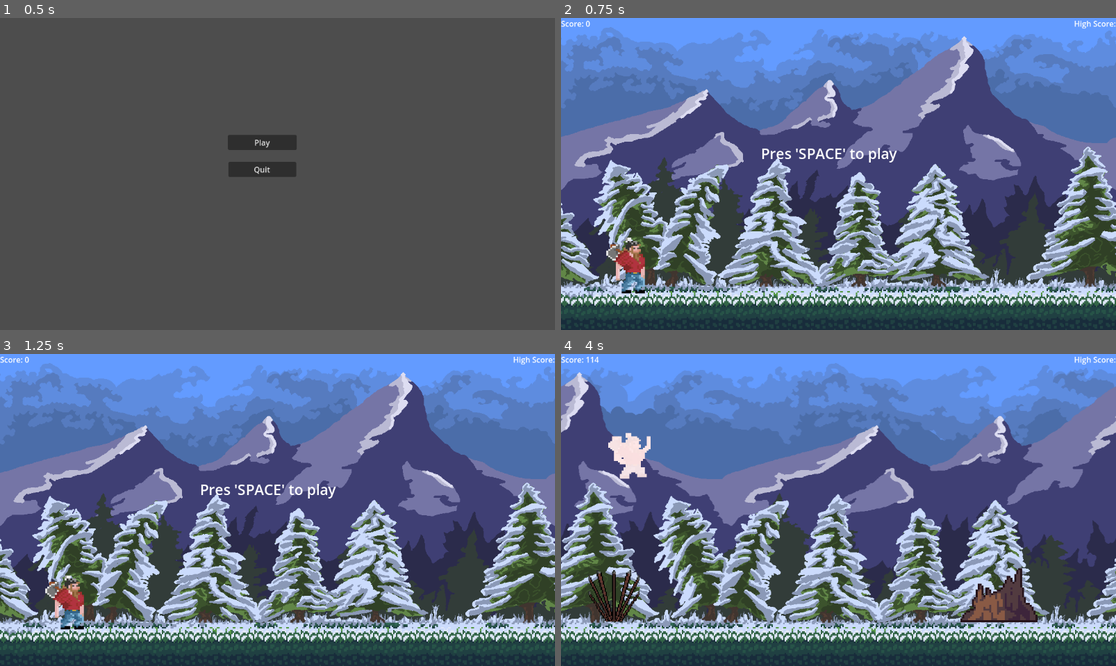
Above: before the commit, frames 1-4 (two rows, left to right).
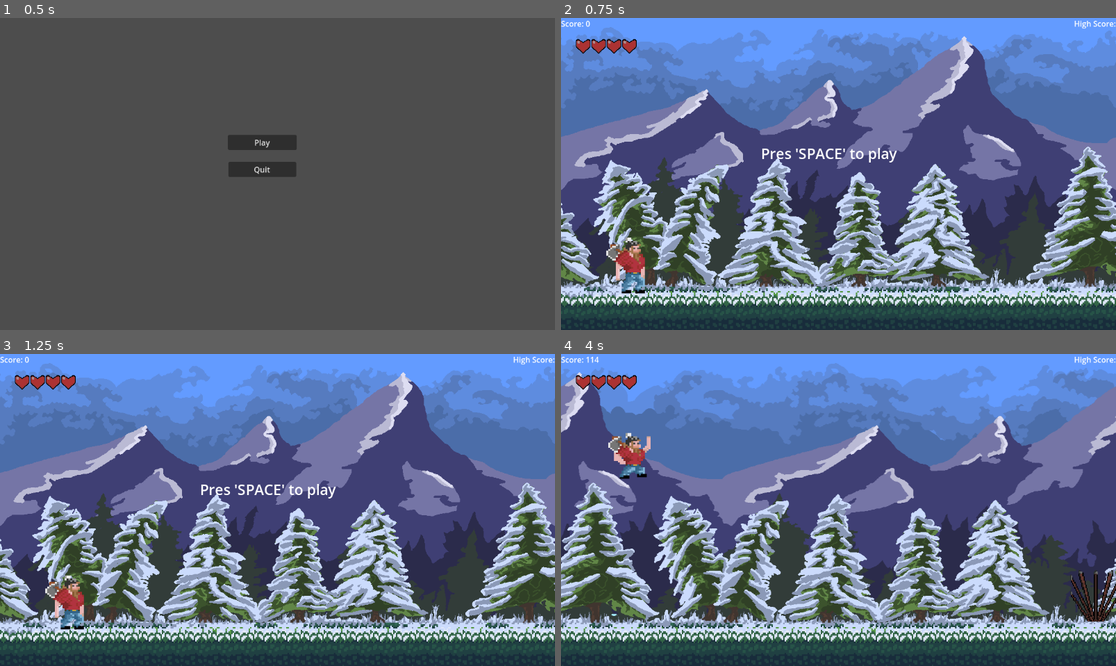
Above: after the commit, the same moments.

Repository: Dzino3/infiniterunner
Game: Godot game, scene res://main.tscn
The game is run twice, just before and just after one commit, with the same random seed, the same clock (stepped at 60 frames per second) and the same inputs.
Inputs:
- Up to frame 1 (0.5 s): no input
- Up to frame 2 (0.75 s): click "Play" at 0.5 s
- Up to frame 3 (1.25 s): no input
- Up to frame 4 (4 s): tap Enter (ui_accept) at 1.25, 1.52, 2.27, 3.77 s; hold Down (ui_down) 2.78-3.53 s

Frame 1 is identical in both runs. In frame 2, 0.4% of the frame differs, in the area x 2-14%, y 6-12%; in frame 3, 0.4%; in frame 4, 3.6%, in the area x 2-100%, y 6-86%.

Commit message:
health added

Diff:
--- a/game.gd
+++ b/game.gd
@@ -1,4 +1,6 @@
 extends Node
+
+@onready var heartsContainer = $CanvasLayer/HeartContainer
 
 var stump_scene = preload("res://scenes/stump.tscn")
 var rock_scene = preload("res://obstacle_stone.tscn")
@@ -24,6 +26,7 @@
 const MAX_DIFFICULTY : int = 2
 var high_score: int
 var health : int
+var MAX_HEALTH : int = 4
 
 # Called when the node enters the scene tree for the first time.
 func _ready():
@@ -32,6 +35,7 @@
 	$GameOver.get_node("Button").pressed.connect(new_game)
 	$GameOver.get_node("Button2").pressed.connect(quit)
 	new_game()
+	heartsContainer.setMaxHearts(MAX_HEALTH)
 
 func new_game():
 	score = 0
@@ -39,7 +43,7 @@
 	game_running = false
 	get_tree().paused = false
 	difficulty = 0
-	health = 4
+	health = MAX_HEALTH
 
 	for obs in obstacles:
 		obs.queue_free()
@@ -89,7 +93,7 @@
 			obs = obs_type.instantiate()
 			var obs_height = obs.get_node("Sprite2D").texture.get_height()
 			var obs_scale = obs.get_node("Sprite2D").scale
-			var obs_x : int = screen_size.x + score + 100 + (i * 100)
+			var obs_x : int = screen_size.x + score + 100 + (i * 100) + 1000
 			var obs_y : int = screen_size.y - ground_height - (obs_height * obs_scale.y / 2) + 5
 			last_obs = obs
 			add_obs(obs, obs_x, obs_y)
@@ -122,11 +126,15 @@
 			game_over()
 		else:
 			health -= 1
+			print(health)
+			heartsContainer.updateHearts(health)
+			print(health)
 			$Player.get_node("AnimatedSprite2D").play("hurt")
 			$Player.get_node("Effects").play("hurt_blink")
 			$Player.get_node("HurtTimer").start()
 			await $Player.get_node("HurtTimer").timeout
 			$Player.get_node("Effects").play("RESET")
+
 
 func game_over():
 	check_high_score()
--- a/game.tscn
+++ b/game.tscn
@@ -6,6 +6,7 @@
 [ext_resource type="PackedScene" uid="uid://c44cwrsqewwt" path="res://playerchar1.tscn" id="3_0aa7g"]
 [ext_resource type="PackedScene" uid="uid://cndii5aix6kl3" path="res://hud.tscn" id="5_e4q38"]
 [ext_resource type="PackedScene" uid="uid://lotwuige1aee" path="res://scenes/game_over.tscn" id="6_s0eas"]
+[ext_resource type="PackedScene" uid="uid://od8mom0qomaf" path="res://heart_container.tscn" id="7_ln7em"]
 
 [node name="Game" type="Node"]
 script = ExtResource("1_gj7va")
@@ -24,3 +25,11 @@
 [node name="HUD" parent="." instance=ExtResource("5_e4q38")]
 
 [node name="GameOver" parent="." instance=ExtResource("6_s0eas")]
+
+[node name="CanvasLayer" type="CanvasLayer" parent="."]
+
+[node name="HeartContainer" parent="CanvasLayer" instance=ExtResource("7_ln7em")]
+offset_left = 31.0
+offset_top = 44.0
+offset_right = 125.0
+offset_bottom = 84.0
--- /dev/null
+++ b/heart.gd
@@ -0,0 +1,16 @@
+extends Panel
+
+
+# Called when the node enters the scene tree for the first time.
+func _ready():
+	pass # Replace with function body.
+
+
+# Called every frame. 'delta' is the elapsed time since the previous frame.
+func _process(delta):
+	pass
+
+
+func update(delete: bool):
+	if delete:
+		queue_free()
--- /dev/null
+++ b/heart.tscn
@@ -0,0 +1,16 @@
+[gd_scene load_steps=3 format=3 uid="uid://b0wels003bqhr"]
+
+[ext_resource type="Texture2D" uid="uid://dcr0ktqmvocre" path="res://assets/img/obstacles/heart.png" id="1_64kgp"]
+[ext_resource type="Script" path="res://heart.gd" id="1_pvsak"]
+
+[node name="Heart" type="Panel"]
+self_modulate = Color(1, 1, 1, 0)
+custom_minimum_size = Vector2(30, 30)
+offset_right = 30.0
+offset_bottom = 30.0
+script = ExtResource("1_pvsak")
+
+[node name="Sprite2D" type="Sprite2D" parent="."]
+texture_filter = 1
+texture = ExtResource("1_64kgp")
+centered = false
--- /dev/null
+++ b/heart_container.gd
@@ -0,0 +1,27 @@
+extends HBoxContainer
+
+@onready var HeartGuiClass = preload("res://heart.tscn")
+# Called when the node enters the scene tree for the first time.
+func _ready():
+	pass # Replace with function body.
+
+
+# Called every frame. 'delta' is the elapsed time since the previous frame.
+func _process(delta):
+	pass
+
+
+func setMaxHearts(max :int):
+	for i in range(max):
+		var heart = HeartGuiClass.instantiate()
+		add_child(heart)
+
+
+func updateHearts(currentHealth: int):
+	var hearts = get_children()
+
+	for i in range(currentHealth):
+		hearts[currentHealth].update(true)
+
+	for i in range(currentHealth, hearts.size()):
+		hearts[i].update(false)
--- /dev/null
+++ b/heart_container.tscn
@@ -0,0 +1,9 @@
+[gd_scene load_steps=2 format=3 uid="uid://od8mom0qomaf"]
+
+[ext_resource type="Script" path="res://heart_container.gd" id="1_p6mb1"]
+
+[node name="HeartContainer" type="HBoxContainer"]
+offset_right = 40.0
+offset_bottom = 40.0
+theme_override_constants/separation = 2
+script = ExtResource("1_p6mb1")
Binary file added: assets/img/obstacles/heart.png
Not shown, added: assets/img/obstacles/heart.png.import
Not shown: 1 places in game.tscn that only renumber resources
